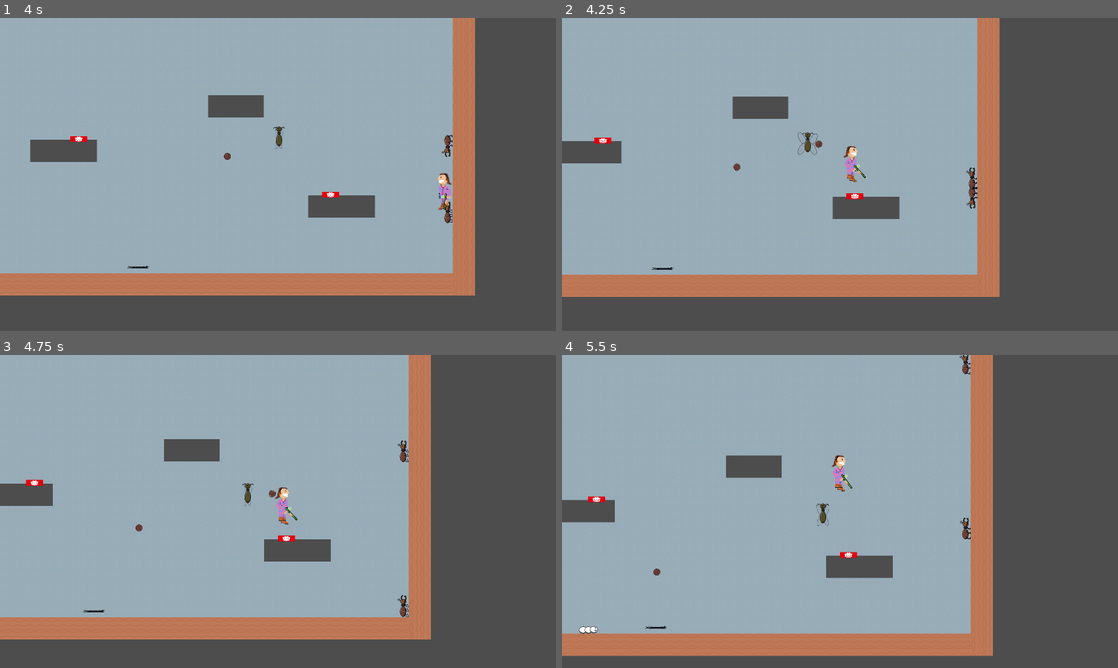
Above: before the commit, frames 1-4 (two rows, left to right).
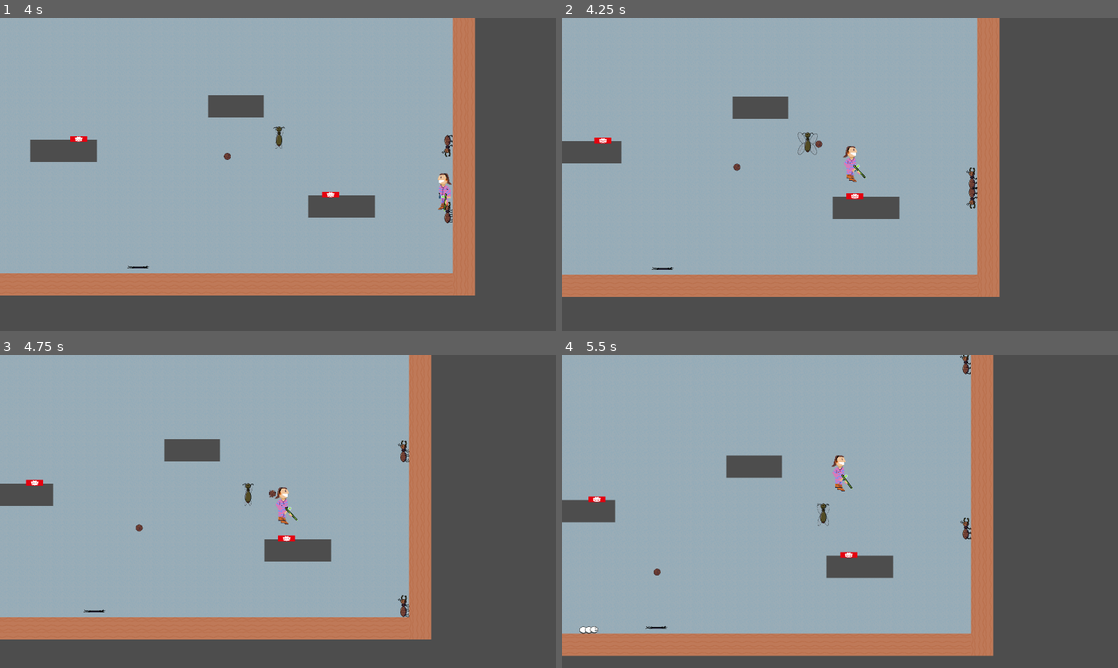
Above: after the commit, the same moments.

Repository: deruitda/ludum-dare-56
Game: Godot game, scene res://scenes/levels/termite_extermination_andrew.tscn
The game is run twice, just before and just after one commit, with the same random seed, the same clock (stepped at 60 frames per second) and the same inputs. Sound files missing from this copy of the repository are replaced by a short silence.
Inputs (mouse positions are in pixels of both pictures, inside the frame that each line leads up to):
- Up to frame 1 (4 s): move the mouse to (400, 158) at 0.52 s; hold D (move_right) 0.53-2.03 s; tap Shift (dash) at 0.6, 1.35, 2.3, 2.85, 3.6 s; tap Space (jump) at 0.77, 1.07, 1.52, 1.82, 3.02, 3.32, 3.77 s; move the mouse to (166, 190) at 1.27 s; move the mouse to (333, 105) at 2.02 s; press the mouse at (333, 105) at 2.03 s; hold A (move_left) 2.03-2.78 s; move the mouse to (250, 237) at 2.77 s; release the mouse at (250, 237) at 2.78 s; hold D (move_right) from 2.78 s (still down); move the mouse to (444, 221) at 3.52 s
- Up to frame 2 (4.25 s): keep holding D (move_right); tap Space (jump) at 4.07 s; tap Q (respawn) at 4.15 s
- Up to frame 3 (4.75 s): move the mouse to (111, 464) at 4.27 s; release D (move_right) at 4.28 s; hold A (move_left) from 4.28 s (still down); click (111, 464) at 4.35 s; tap Space (jump) at 4.52 s; tap Shift (dash) at 4.55 s
- Up to frame 4 (5.5 s): tap Space (jump) at 4.82 s; move the mouse to (867, 511) at 5.02 s; release A (move_left) at 5.03 s; hold D (move_right) from 5.03 s (still down); tap Shift (dash) at 5.1 s

Frame 1 is identical in both runs. In frame 2, 0.1% of the frame differs, in the area x 7-55%, y 38-58%; in frame 3, 0.5%; in frame 4, 0.5%, in the area x 3-78%, y 0-97%.

Commit message:
fixing lives

Diff:
--- a/scenes/core/checkpoint.tscn
+++ b/scenes/core/checkpoint.tscn
@@ -13,4 +13,4 @@
 texture = ExtResource("2_fhd4n")
 
 [node name="SpawnLocation" type="Node2D" parent="."]
-position = Vector2(-4, -99)
+position = Vector2(-5, -99)
--- a/scenes/entity_composition/health_component.gd
+++ b/scenes/entity_composition/health_component.gd
@@ -16,7 +16,7 @@
 signal is_invulnurable_state_change(is_invulnerable_new_value: bool)
 
 func _ready() -> void:
-	current_health = max_health
+	reset_health()
 	pass # Replace with function body.
 
 func apply_damage(damage: int) -> void:
@@ -56,3 +56,6 @@
 		return true
 	else:
 		return is_currently_invulnerable_after_damage
+
+func reset_health() -> void:
+	current_health = max_health
--- a/scenes/player/player.gd
+++ b/scenes/player/player.gd
@@ -8,6 +8,7 @@
 @export var edge_detector: EdgeDetector
 #inputs
 @onready var direction_input: float = 0.0
+@onready var health_component: HealthComponent = $HealthComponent
 
 #actions
 @onready var is_floor_jumping: bool = false
@@ -38,7 +39,6 @@
 		#queue_free()
 	elif Input.is_action_just_pressed("respawn"):
 		respawn_component.do_respawn(self)
-		is_dead = false
 	else:
 		handle_sprite_orientation()
 		handle_lower_body_sprite_animation()
@@ -202,6 +202,8 @@
 	#animated_sprite_2d.play("death")
 
 func finish_death() -> void:
+	health_component.reset_health()
+	is_dead = false
 	respawn_component.do_respawn(self)
 
 func _on_damage_applied() -> void:
--- a/scenes/player/player.tscn
+++ b/scenes/player/player.tscn
@@ -407,10 +407,11 @@
 shape = SubResource("RectangleShape2D_jr7co")
 one_way_collision = true
 
-[node name="HealthComponent" parent="." node_paths=PackedStringArray("dash_component") instance=ExtResource("3_e2fg7")]
+[node name="HealthComponent" parent="." node_paths=PackedStringArray("dash_component", "respawn_component") instance=ExtResource("3_e2fg7")]
 max_health = 3
 seconds_of_invulnerability_after_damage = 5.0
 dash_component = NodePath("../DashComponent")
+respawn_component = NodePath("../RespawnComponent")
 
 [node name="VelocityComponent" parent="." instance=ExtResource("4_nqq8h")]
 gravity = 3000.0
